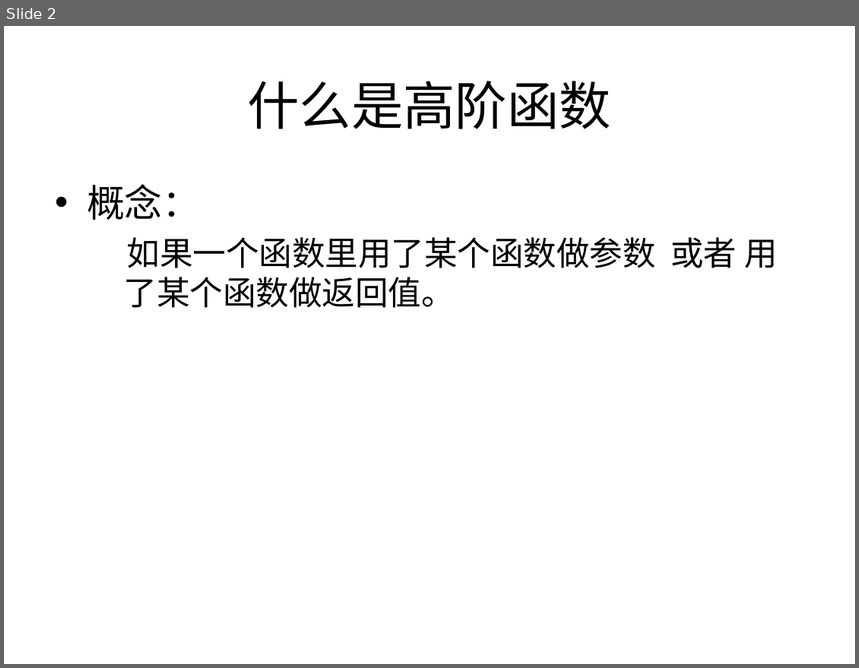
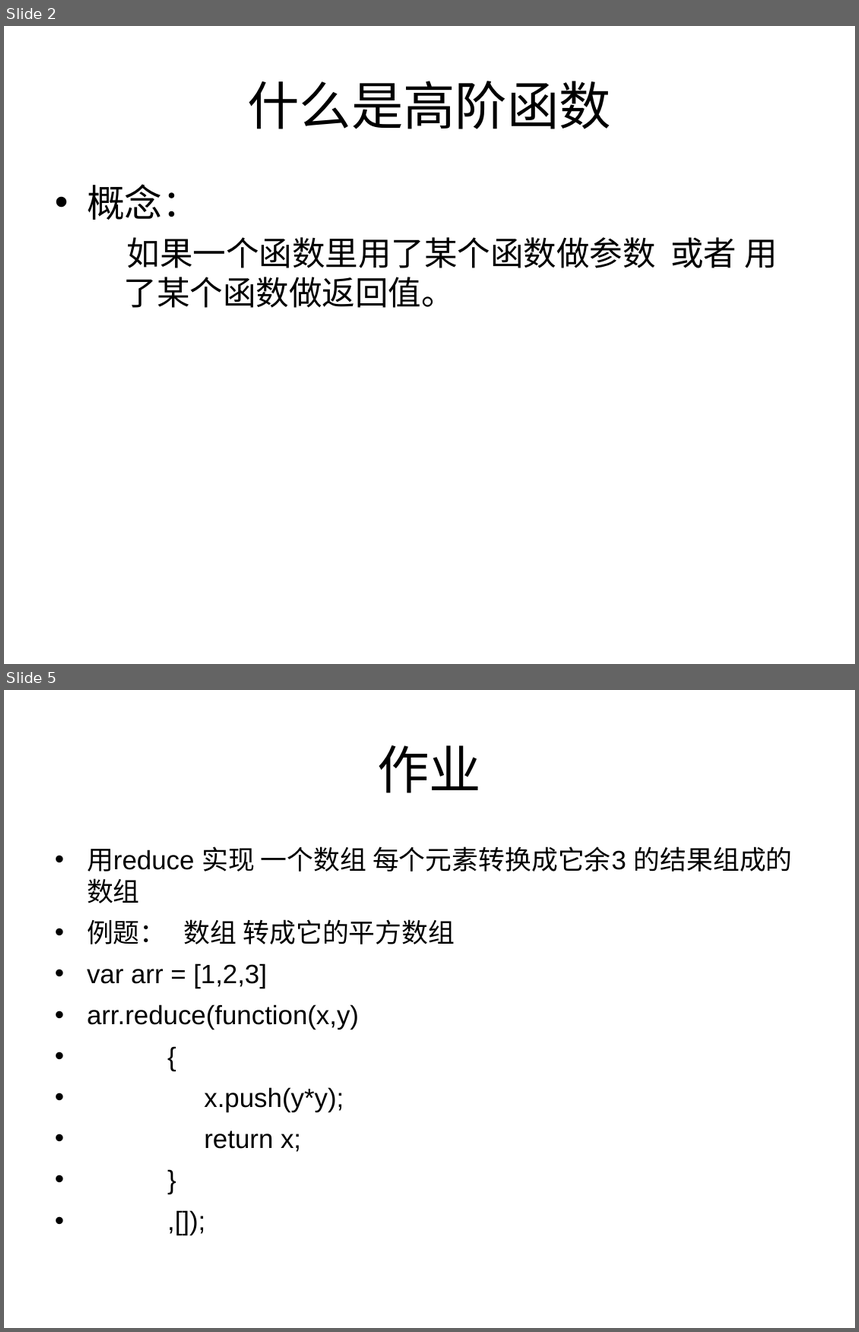
Before and after one commit to cd-vr1class/homework, a slide deck: ppt/7-21函数-高阶函数.ppt. Shown one above the other, each under a label of ours: slide 2 before the commit, slides 2 and 5 after it; the slides between them are not shown. The pictures are 859x668 and 859x1332 pixels, drawn with LibreOffice and Linux fonts; fonts in the diff are those of the drawing. Boxes give left, top, right and bottom in pixels: in the first picture for what was removed or moved away, otherwise in the second. Text is boxed around its words. In the diff, an @@ line names an element or a change of style, - is before the commit and + after.

```diff
--- a/ppt/7-21函数-高阶函数.ppt
+++ b/ppt/7-21函数-高阶函数.ppt
@@ slide 5 added at [4, 690, 855, 1328], background #FFFFFF @@
@@ title added at [377, 745, 481, 793], 44 pt, text #000000 @@
+作业
@@ text added at [87, 847, 793, 1152], 22.4 pt, text #000000 @@
+• 用reduce 实现 一个数组 每个元素转换成它余3 的结果组成的数组
+• 例题： 数组 转成它的平方数组
+• var arr = [1,2,3]
+• arr.reduce(function(x,y)
+• {
+• x.push(y*y);
+• return x;
+• }
+• ,[]);
```
Also in this commit, not shown: 1 slide changed, 1 other slide added, 5 other files.
